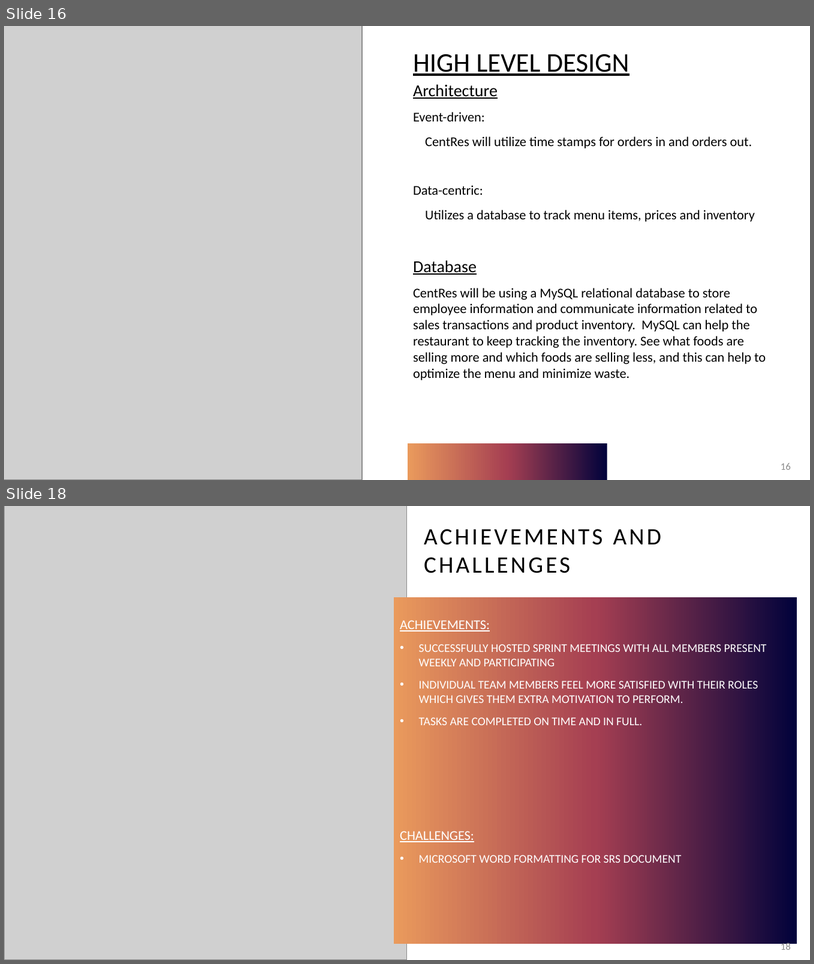
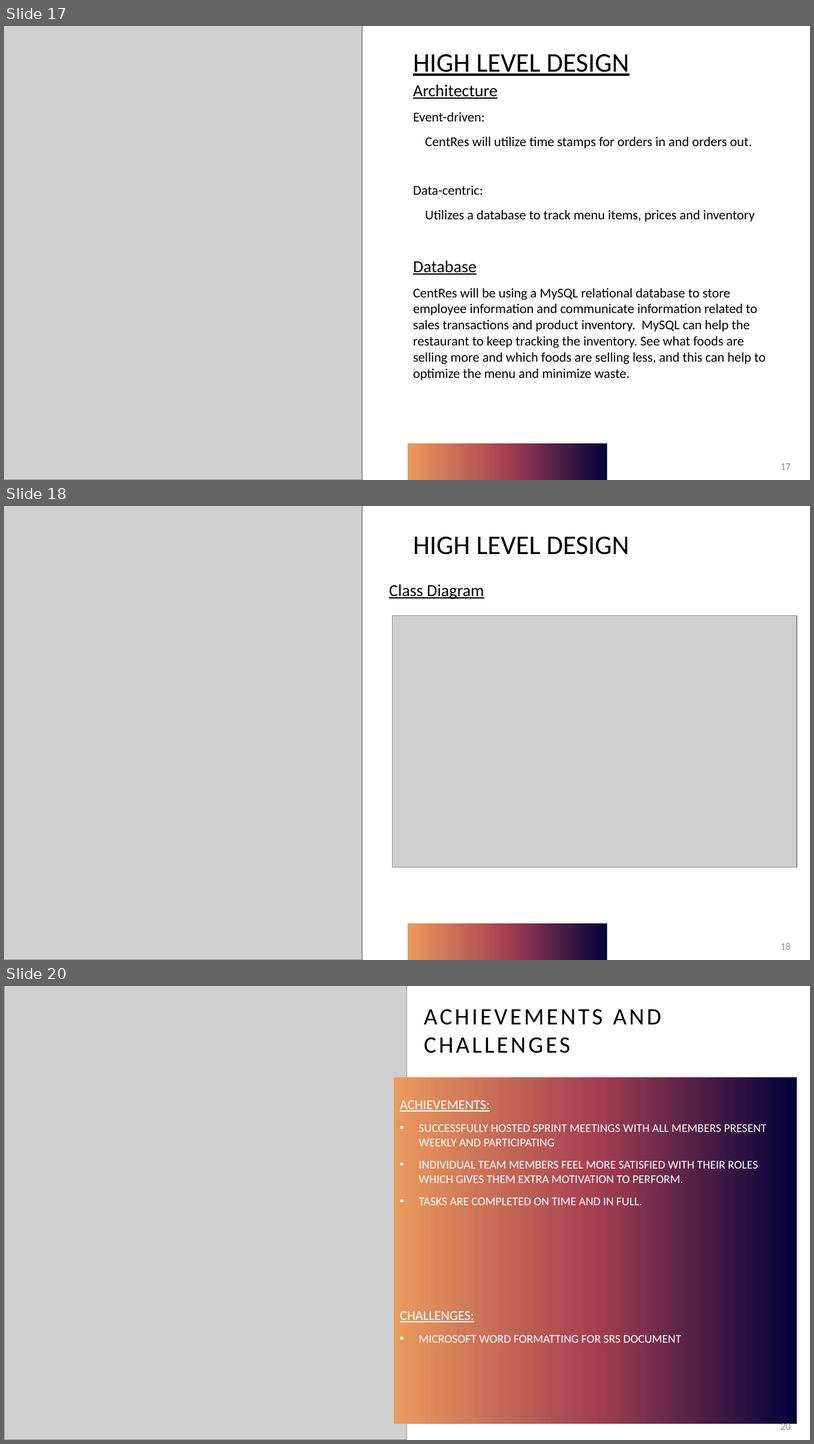
Before and after one commit to KL-3/CentRes, a slide deck: CentRes.pptx. Shown one above the other, each under a label of ours: slides 16 and 18 before the commit, slides 17, 18 and 20 after it; the slides between them are not shown. The pictures are 814x964 and 814x1444 pixels, drawn with LibreOffice and Linux fonts; fonts in the diff are those of the drawing; grey boxes stand for pictures. Boxes give left, top, right and bottom in pixels: in the first picture for what was removed or moved away, otherwise in the second. Text is boxed around its words. In the diff, an @@ line names an element or a change of style, - is before the commit and + after.

```diff
--- a/CentRes.pptx
+++ b/CentRes.pptx
@@ slide 18 added at bbox=[4, 506, 810, 960], background #FFFFFF; not listed: 1 template element that a slide beside it also shows @@
@@ picture added at bbox=[4, 506, 362, 960] @@
@@ title added at bbox=[413, 537, 630, 555], 32 pt, text #000000 @@
+HIGH LEVEL DESIGN
@@ text added at bbox=[389, 584, 484, 599], 20 pt, text #000000, underline @@
+Class Diagram
@@ picture added at bbox=[392, 615, 798, 867] @@
@@ page number added at bbox=[781, 942, 791, 949], 12 pt, text #8C8C8C @@
+18
@@ what was slide 16 is now slide 17 @@
@@ page number at bbox=[781, 463, 791, 469]: text changed @@
-16
+17
@@ what was slide 18 is now slide 20 @@
@@ page number at bbox=[781, 1422, 791, 1429]: text changed @@
-18
+20
```
Also in this commit, not shown: 2 slides changed, 1 other slide added.
